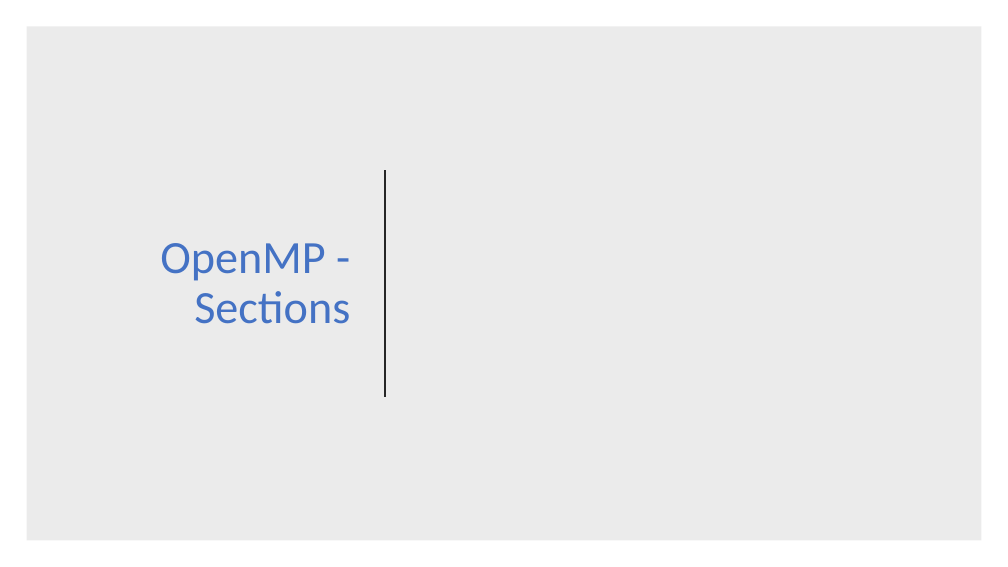
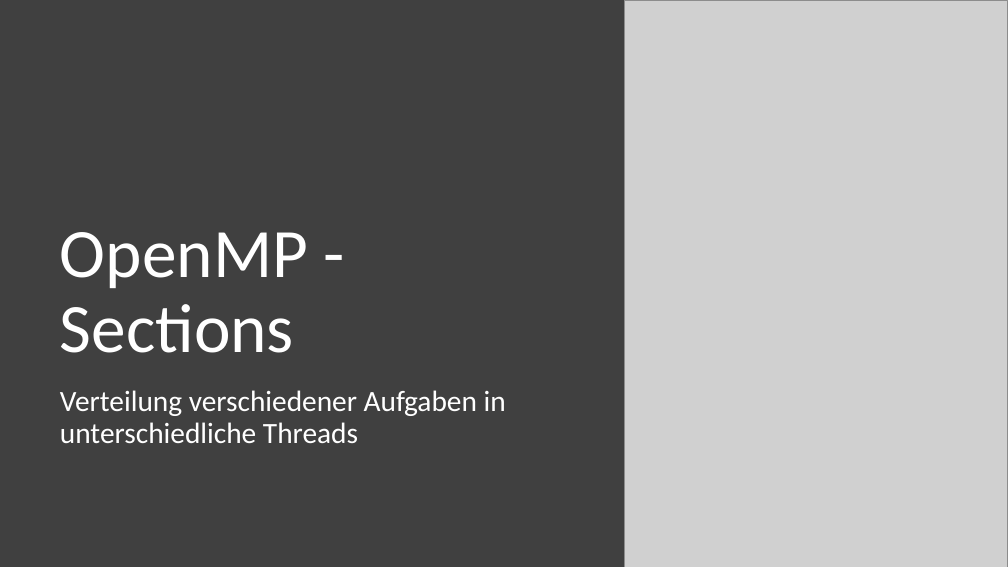
Before and after one commit to dyeske61283/ASE_OpenMP, a slide deck: slide 10 of OpenMP_Folien.pptx. Drawn at 1008x567 pixels with LibreOffice and Linux fonts; fonts in the diff are those of the drawing; grey boxes stand for pictures. Boxes give left, top, right and bottom in pixels: in the first picture for what was removed or moved away, otherwise in the second. Text is boxed around its words. In the diff, an @@ line names an element or a change of style, - is before the commit and + after.

Commit message:
Sections sections sections

```diff
--- a/OpenMP_Folien.pptx
+++ b/OpenMP_Folien.pptx
@@ rectangle: place and size @@
-rectangle at [26, 26, 982, 541]
+rectangle at [0, 0, 625, 567]
@@ rectangle at [0, 0, 625, 567]: fill #000000 at 8% opacity to #404040 @@
@@ picture added at [625, 0, 1008, 567] @@
@@ title "OpenMP - Sections": place and size @@
-title "OpenMP - Sections" at [160, 243, 350, 324]
+title "OpenMP - Sections" at [60, 232, 308, 353]
@@ title "OpenMP - Sections" at [60, 232, 308, 353]: size 44 to 66 pt, text colour #4472C4 to #FFFFFF; alignment right to left; vertical alignment middle to bottom @@
@@ line removed from (385, 170) to (385, 397) @@
@@ text added at [60, 390, 506, 443], 28 pt, text #FFFFFF @@
+Verteilung verschiedener Aufgaben in unterschiedliche Threads
```
